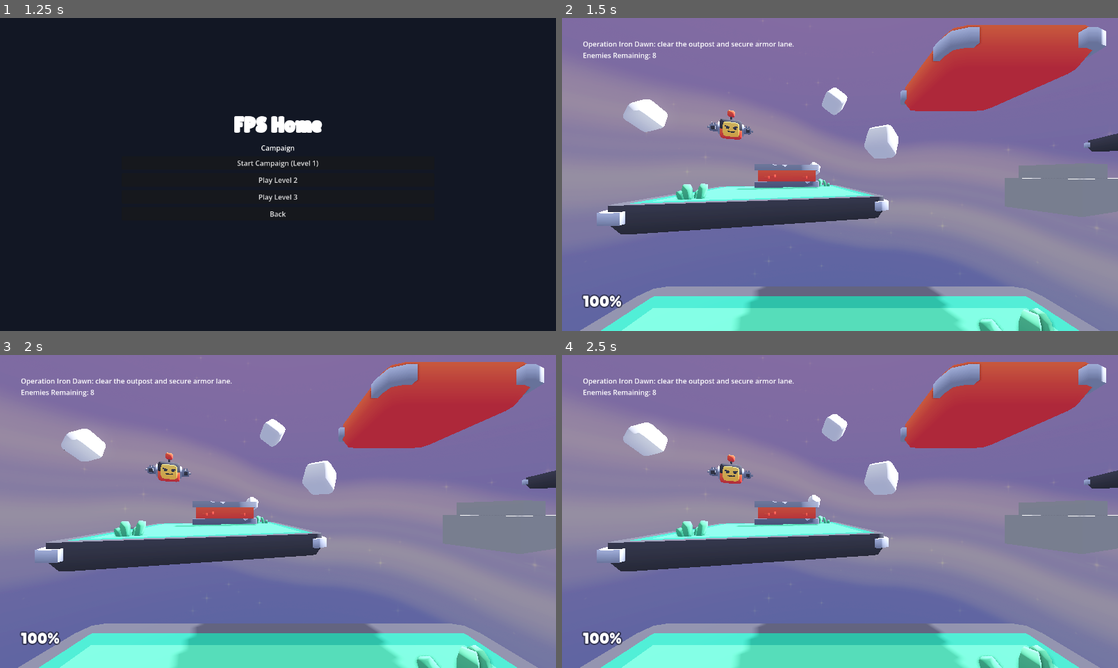
Above: before the commit, frames 1-4 (two rows, left to right).
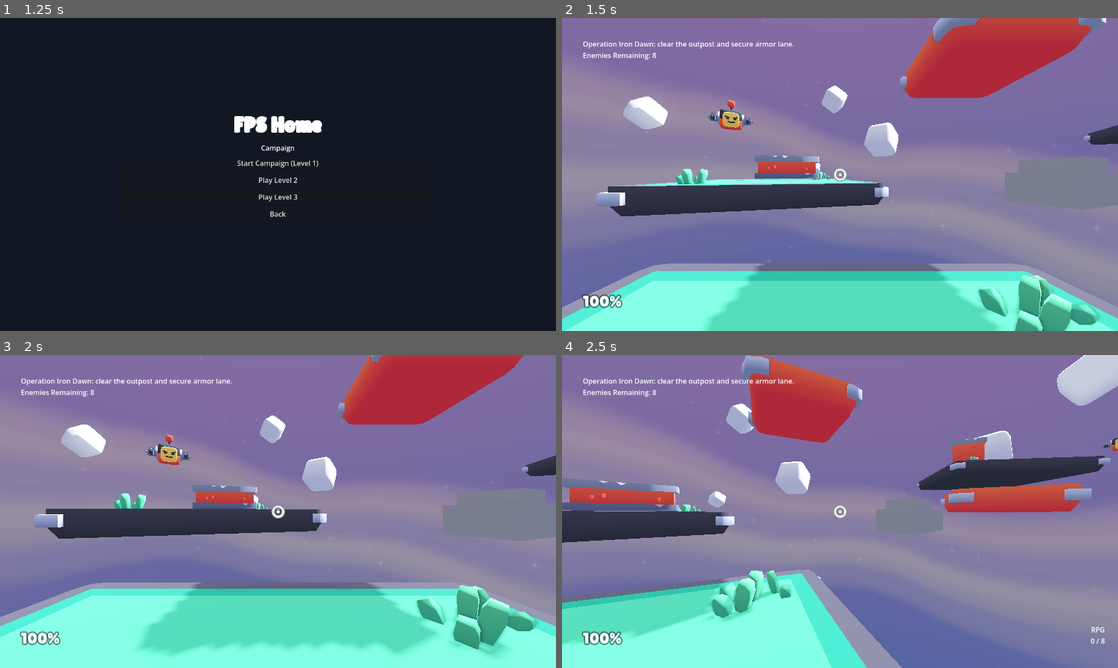
Above: after the commit, the same moments.

Repository: kRxZykRxZy/darkdutytest
Game: Godot game, scene res://scenes/home.tscn
The game is run twice, just before and just after one commit, with the same random seed, the same clock (stepped at 60 frames per second) and the same inputs.
Inputs (mouse positions are in pixels of both pictures, inside the frame that each line leads up to):
- Up to frame 1 (1.25 s): click "Play Campaign" at 0.5 s
- Up to frame 2 (1.5 s): click "Start Campaign (Level 1)" at 1.25 s
- Up to frame 3 (2 s): no input
- Up to frame 4 (2.5 s): move the mouse to (962, 495) at 2.02 s; hold D (move_right) from 2.03 s (still down); tap H (heal) at 2.1 s; click (962, 495) at 2.17 s; tap Space (jump) at 2.27 s

Frame 1 is identical in both runs. In frame 2, 27% of the frame differs, in the area x 0-100%, y 0-100%; in frame 3, 40%; in frame 4, 50%.
Error before the commit: Parse Error: Cannot infer the type of "move" variable because the value doesn't have a set type. (res://objects/player.gd:143)
Error after the commit: Invalid assignment of property or key 'text' with value of type 'String' on a base object of type 'null instance'. (res://scripts/hud.gd:29)

Commit message:
Fix parser typing errors and minor vehicle cleanup
Co-authored-by: kRxZykRxZy <192328467+kRxZykRxZy@users.noreply.github.com>

Diff:
--- a/objects/network_player.gd
+++ b/objects/network_player.gd
@@ -32,7 +32,7 @@
 		return
 
 	var input := Input.get_vector("move_left", "move_right", "move_forward", "move_back")
-	var move := (transform.basis * Vector3(input.x, 0, input.y)).normalized() * move_speed
+	var move: Vector3 = (transform.basis * Vector3(input.x, 0, input.y)).normalized() * move_speed
 
 	gravity += 20.0 * delta
 	if is_on_floor():
--- a/objects/player.gd
+++ b/objects/player.gd
@@ -2,6 +2,7 @@
 
 const VEHICLE_INTERACTION_RANGE := 4.0
 const VEHICLE_EXIT_OFFSET := 2.2
+const MAX_NUMBERED_WEAPONS := 5
 
 @export_subgroup("Properties")
 @export var movement_speed = 5
@@ -140,7 +141,7 @@
 
 func _update_movement() -> void:
 	var move_input := Input.get_vector("move_left", "move_right", "move_forward", "move_back")
-	var move := (transform.basis * Vector3(move_input.x, 0, move_input.y)).normalized() * movement_speed
+	var move: Vector3 = (transform.basis * Vector3(move_input.x, 0, move_input.y)).normalized() * movement_speed
 	movement_velocity.x = move.x
 	movement_velocity.z = move.z
 
@@ -424,7 +425,7 @@
 	var lines: Array[String] = []
 	for i in range(weapons.size()):
 		var prefix := str(i + 1)
-		if i >= 5:
+		if i >= MAX_NUMBERED_WEAPONS:
 			prefix = "-"
 		lines.append("%s %s" % [prefix, weapons[i].weapon_name])
 	lines.append("Mouse Wheel / E: Switch")
--- a/objects/vehicle.gd
+++ b/objects/vehicle.gd
@@ -53,7 +53,7 @@
 func exit(player: Node3D) -> void:
 	if player == driver:
 		driver = null
-	if player == passenger:
+	elif player == passenger:
 		passenger = null
 
 func _seat_of(player: Node3D) -> String:
